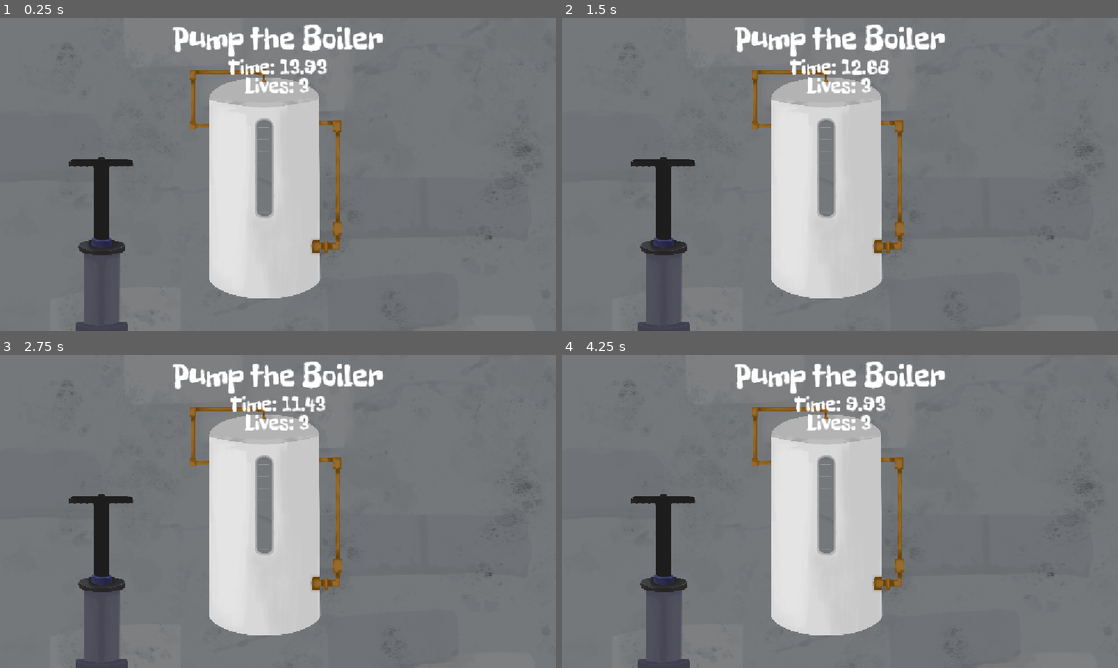
Above: before the commit, frames 1-4 (two rows, left to right).
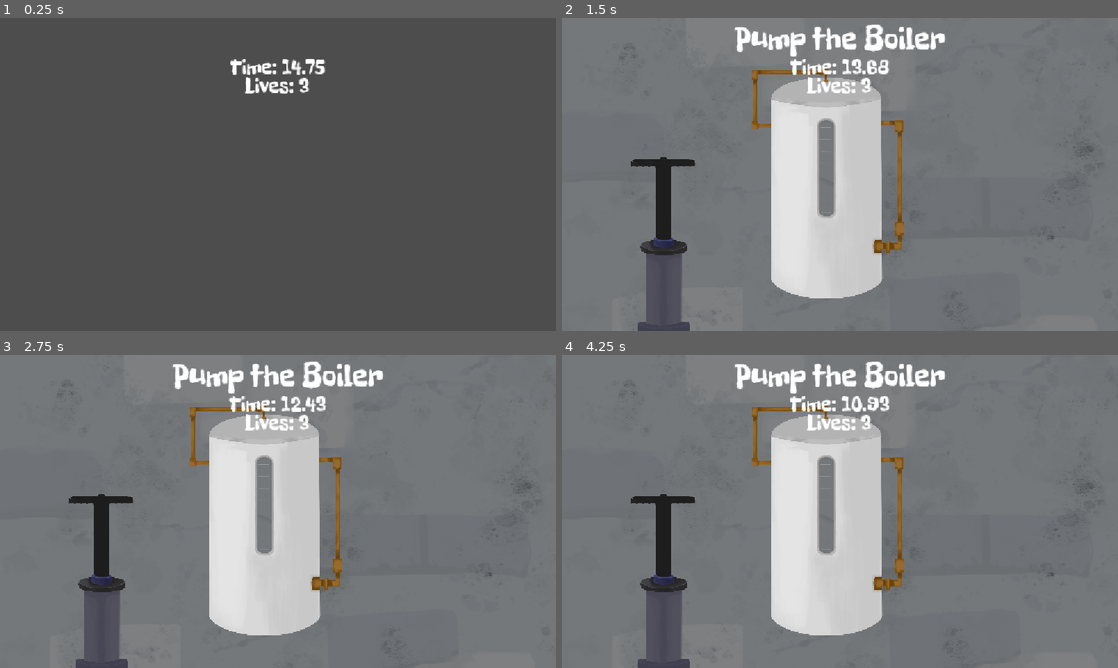
Above: after the commit, the same moments.

Repository: bldng1337/splash
Game: Godot game, scene res://main.tscn
The game is run twice, just before and just after one commit, with the same random seed, the same clock (stepped at 60 frames per second) and the same inputs. Video files are missing from this copy of the repository; at most half a second of black plays in their place.
Inputs (mouse positions are in pixels of both pictures, inside the frame that each line leads up to):
- Up to frame 1 (0.25 s): no input
- Up to frame 2 (1.5 s): move the mouse to (962, 158) at 0.52 s; click (962, 158) at 0.67 s; move the mouse to (728, 190) at 1.27 s; click (728, 190) at 1.42 s
- Up to frame 3 (2.75 s): move the mouse to (333, 442) at 2.02 s; click (333, 442) at 2.17 s
- Up to frame 4 (4.25 s): move the mouse to (812, 574) at 2.77 s; click (812, 574) at 2.92 s; move the mouse to (1006, 558) at 3.52 s; click (1006, 558) at 3.67 s

The runs differ from the first frame. In frame 1, 98% of the frame differs, in the area x 0-100%, y 0-100%; in frame 2, 0.2%; in frame 3, 0.3%; in frame 4, 0.6%.

Commit message:
Make timeout more humane

Diff:
--- a/content/W1/L2/game.gd
+++ b/content/W1/L2/game.gd
@@ -93,10 +93,8 @@
 				if glass.node.global_position.distance_to(mouse_pos) < 50:
 					glass.reveal()
 					if glass.is_clean:
-						await get_tree().create_timer(0.5).timeout
 						manager.finish_objective()
 					else:
-						await get_tree().create_timer(1).timeout
 						manager.fail()
 
 func _process(delta: float) -> void:
--- a/general/GameManager.gd
+++ b/general/GameManager.gd
@@ -72,6 +72,8 @@
 		next_game()
 
 func next_game() -> void:
+	game_start_time=Time.get_ticks_msec()/1000.0
+	await get_tree().create_timer(1).timeout
 	score+=1
 	if lives <= 0:
 		var game_over = game_over_screen.instantiate()
